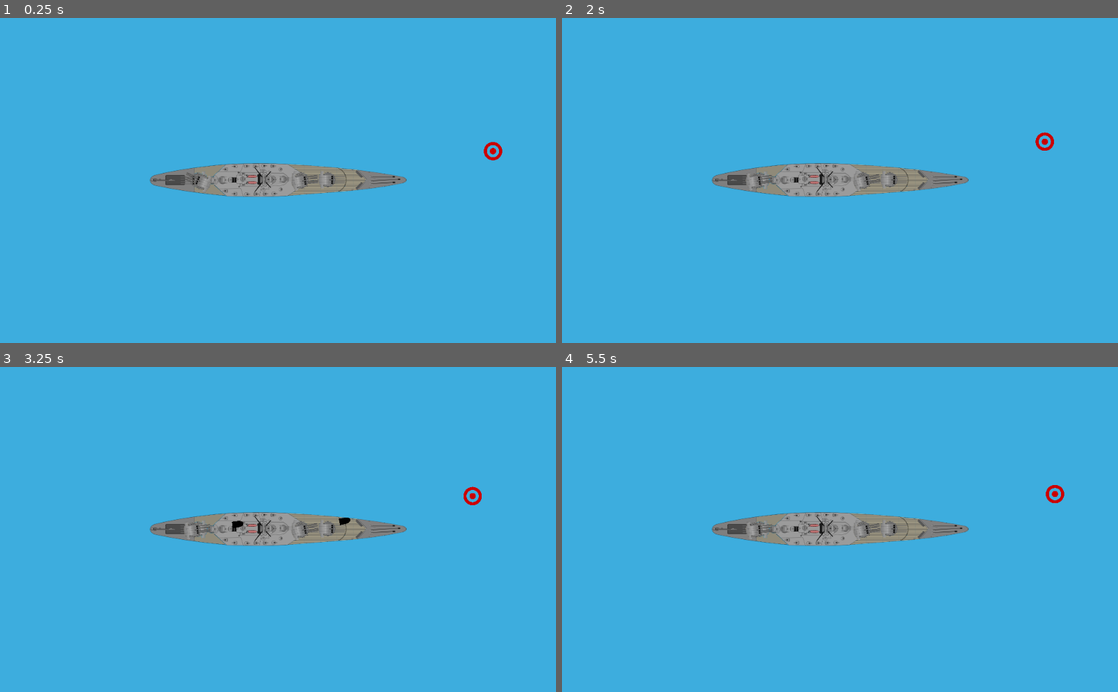
Above: before the commit, frames 1-4 (two rows, left to right).
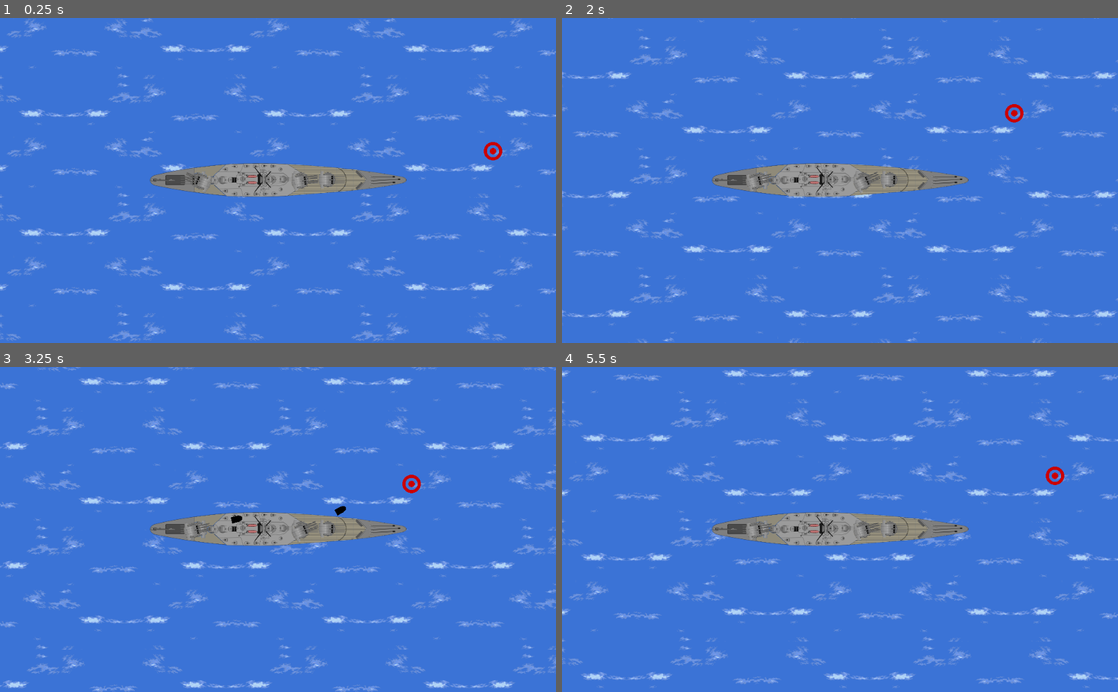
Above: after the commit, the same moments.

Repository: qsollet/2d-naval-combat
Game: Godot game, scene res://main.tscn
The game is run twice, just before and just after one commit, with the same random seed, the same clock (stepped at 60 frames per second) and the same inputs.
Inputs:
- Up to frame 1 (0.25 s): no input
- Up to frame 2 (2 s): tap Enter (ui_accept) at 0.5, 0.77, 1.52 s; hold Right (ui_right) 0.53-1.28 s; hold Down (ui_down) from 1.28 s (still down)
- Up to frame 3 (3.25 s): release Down (ui_down) at 2.03 s; hold Right (ui_right) 2.03-2.78 s; hold Up (ui_up) from 2.78 s (still down); tap Enter (ui_accept) at 3.02 s
- Up to frame 4 (5.5 s): release Up (ui_up) at 3.53 s; hold Left (ui_left) 3.53-5.03 s; tap Enter (ui_accept) at 3.77, 4.52 s; hold Down (ui_down) from 5.03 s (still down)

The runs differ from the first frame. In frame 1, 97% of the frame differs, in the area x 0-100%, y 0-100%; in frame 2, 97%; in frame 3, 97%; in frame 4, 97%.

Commit message:
added parallax background, can see repeat still

Diff:
--- a/main.tscn
+++ b/main.tscn
@@ -1,14 +1,15 @@
-[gd_scene load_steps=3 format=2]
+[gd_scene load_steps=4 format=2]
 
 [ext_resource path="res://shipA.tscn" type="PackedScene" id=1]
 [ext_resource path="res://target.tscn" type="PackedScene" id=2]
+[ext_resource path="res://data/water.png" type="Texture" id=3]
 
-[node name="background" type="Node2D"]
+[node name="world" type="Node2D"]
 
 [node name="shipA" parent="." instance=ExtResource( 1 )]
 position = Vector2( 78, 376 )
 gravity_scale = 0.0
-speed = 50
+speed = 200
 
 [node name="Camera2D" type="Camera2D" parent="shipA"]
 current = true
@@ -16,3 +17,14 @@
 
 [node name="target" parent="." instance=ExtResource( 2 )]
 position = Vector2( 870, 269 )
+
+[node name="ParallaxBackground" type="ParallaxBackground" parent="."]
+
+[node name="ParallaxLayer" type="ParallaxLayer" parent="ParallaxBackground"]
+motion_mirroring = Vector2( 3580, 1760 )
+
+[node name="Sprite" type="Sprite" parent="ParallaxBackground/ParallaxLayer"]
+texture = ExtResource( 3 )
+centered = false
+region_enabled = true
+region_rect = Rect2( 0, 0, 3580, 1760 )
Binary file added: data/water.png
Not shown, added: data/water.png.import
